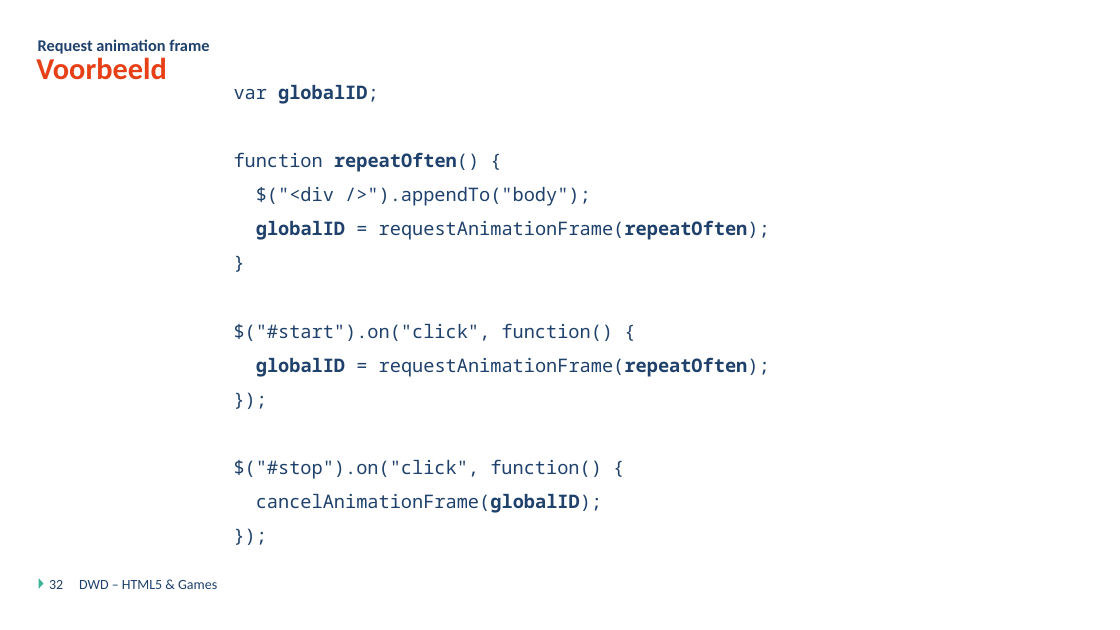
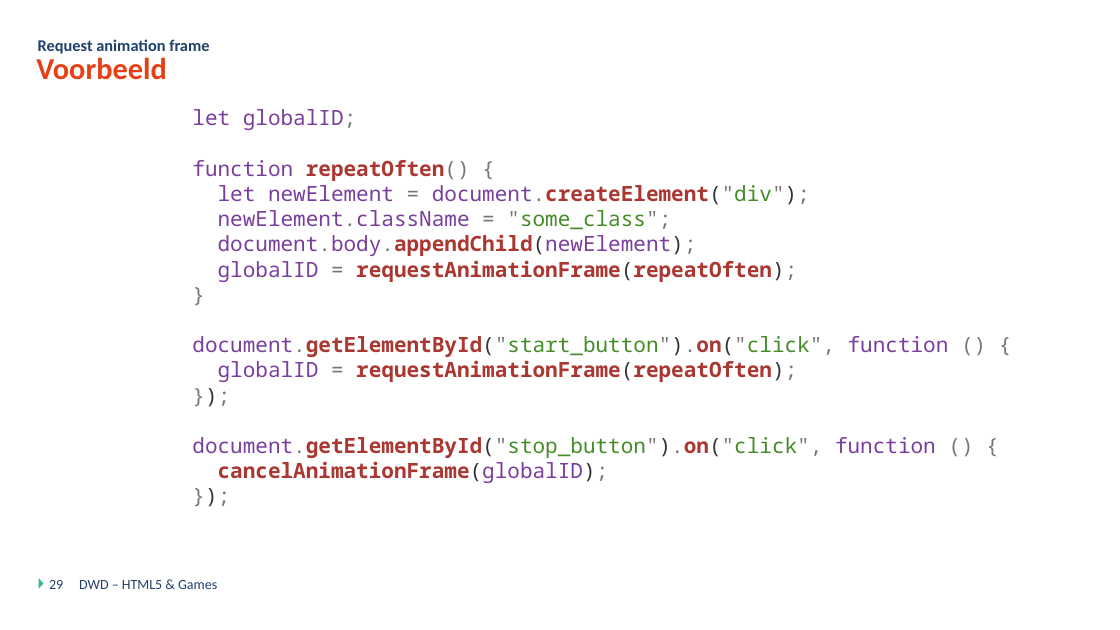
Before and after one commit to DmitriyVdE/Odisee_Bru_Dyn_Web_Dev_Opdracht, a slide deck: slide 29 of DWD - Javascript Games - Theorie.pptx (slide 32 before the commit). Drawn at 1120x630 pixels with LibreOffice and Linux fonts; fonts in the diff are those of the drawing; background and template pictures are left out. Boxes give left, top, right and bottom in pixels: in the first picture for what was removed or moved away, otherwise in the second. Text is boxed around its words. In the diff, an @@ line names an element or a change of style, - is before the commit and + after.

```diff
--- a/DWD - Javascript Games - Theorie.pptx
+++ b/DWD - Javascript Games - Theorie.pptx
@@ text "let globalID;": place and size @@
-text "let globalID;" at <box>234,85,770,513</box>
+text "let globalID;" at <box>192,109,949,483</box>
@@ text at <box>192,109,356,130</box>: text changed; size 16 to 18 pt; text colour #1F416B to #7A3E9D; bold off @@
-var globalID;
+let globalID;
@@ text at <box>192,160,797,483</box>: size 16 to 18 pt in "function repeatOften() {", "globalID = requestAnimationFrame(repeatOften);", "}", "globalID = requestAnimationFrame(repeatOften);" and 3 more places; text colour #1F416B to #7A3E9D in "function", "globalID", "globalID", "cancelAnimationFrame(globalID);"; text colour #1F416B to #AA3731 in "repeatOften()", "requestAnimationFrame(repeatOften);", "requestAnimationFrame(repeatOften);", "cancelAnimationFrame(globalID);"; text colour #1F416B to #777777 in "repeatOften() {", "= requestAnimationFrame(repeatOften);", "}", "= requestAnimationFrame(repeatOften);" and 3 more places; text colour #1F416B to #333333 in "requestAnimationFrame(repeatOften);", "requestAnimationFrame(repeatOften);", "});", "cancelAnimationFrame(globalID);" and 1 more places; bold off in "globalID", "globalID", "cancelAnimationFrame(globalID);"; bold on in "requestAnimationFrame(repeatOften);", "requestAnimationFrame(repeatOften);", "cancelAnimationFrame(globalID);"; less space between paragraphs @@
@@ text at <box>218,185,810,256</box>: text changed; size 16 to 18 pt; text colour #1F416B to #7A3E9D @@
-$("<div />").appendTo("body");
+let newElement = document.createElement("div");
+newElement.className = "some_class";
+document.body.appendChild(newElement);
@@ text at <box>192,336,949,357</box>: text changed; size 16 to 18 pt; text colour #1F416B to #448C27 @@
-$("#start").on("click", function() {
+document.getElementById("start_button").on("click", function () {
@@ text at <box>192,437,936,458</box>: text changed; size 16 to 18 pt; text colour #1F416B to #7A3E9D @@
-$("#stop").on("click", function() {
+document.getElementById("stop_button").on("click", function () {
@@ page number at <box>49,580,63,589</box>: text changed @@
-32
+29
```
Also in this commit, not shown: 4 other slides changed, 1 slide added, 17 other files.
